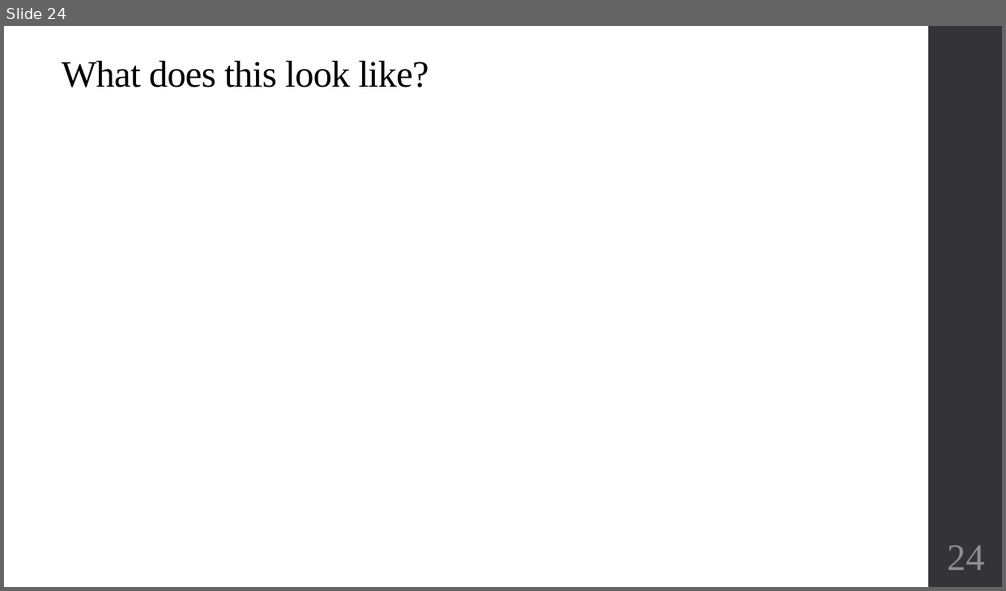
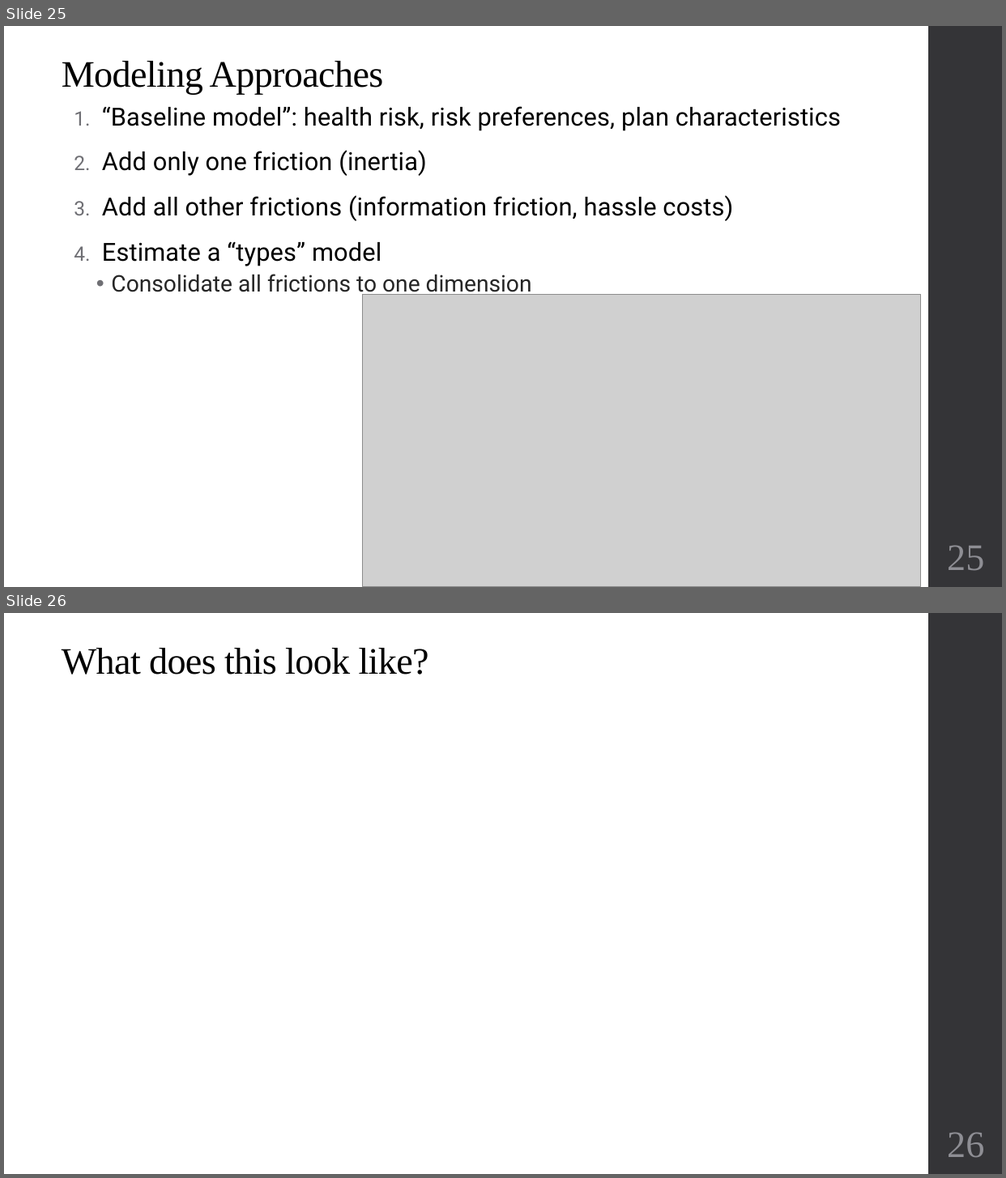
Before and after one commit to alex-hoagland/HAD6750H, a slide deck: Lecture10_BehavioralHealthEcon/L10Slides_BehavioralHealth_2023W.pptx. Shown one above the other, each under a label of ours: slide 24 before the commit, slides 25 and 26 after it. The pictures are 1006x591 and 1006x1178 pixels, drawn with LibreOffice and Linux fonts; fonts in the diff are those of the drawing; grey boxes stand for pictures. Boxes give left, top, right and bottom in pixels: in the first picture for what was removed or moved away, otherwise in the second. Text is boxed around its words. In the diff, an @@ line names an element or a change of style, - is before the commit and + after.

```diff
--- a/Lecture10_BehavioralHealthEcon/L10Slides_BehavioralHealth_2023W.pptx
+++ b/Lecture10_BehavioralHealthEcon/L10Slides_BehavioralHealth_2023W.pptx
@@ slide 25 added at [4, 26, 1002, 587], background #FFFFFF; not listed: 1 template element that a slide beside it also shows @@
@@ text added at [62, 61, 384, 95], 36 pt, text #000000 @@
+Modeling Approaches
@@ text added at [102, 106, 841, 297], 24 pt, text #000000 @@
+1. “Baseline model”: health risk, risk preferences, plan characteristics
+2. Add only one friction (inertia)
+3. Add all other frictions (information friction, hassle costs)
+4. Estimate a “types” model
+  • Consolidate all frictions to one dimension
@@ picture added at [363, 294, 921, 587] @@
@@ page number added at [947, 545, 984, 570], 36 pt, text #8E8E94 @@
+25
@@ what was slide 24 is now slide 26 @@
@@ page number at [947, 1132, 984, 1157]: text changed @@
-24
+26
```
Also in this commit, not shown: 1 slide changed, 3 other slides added, 3 other files.
